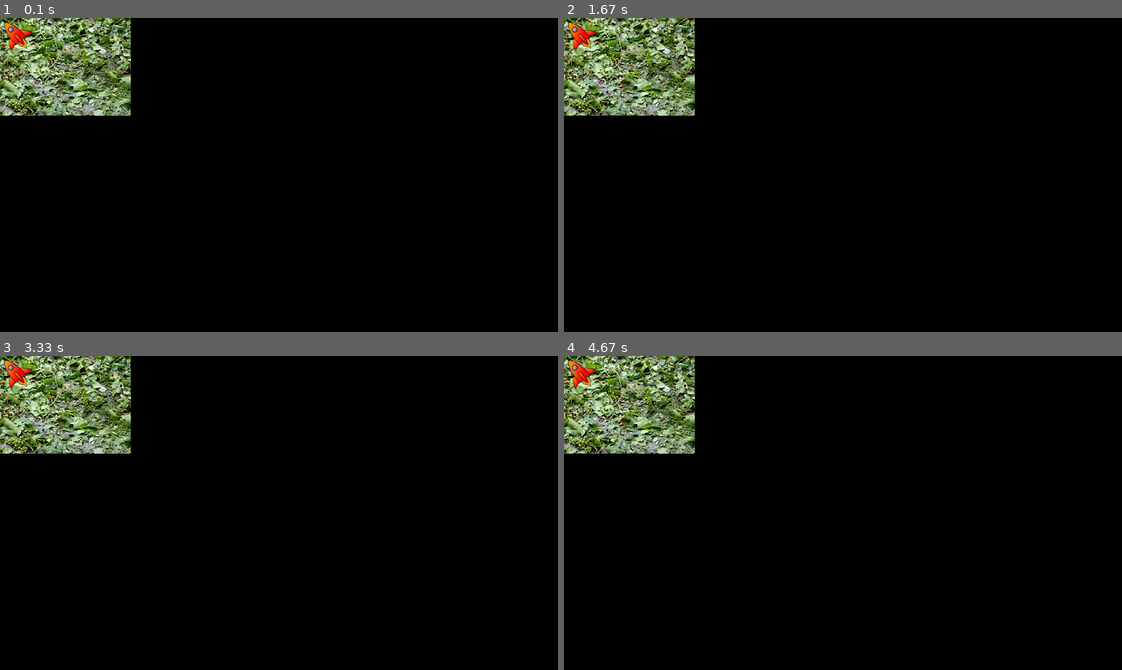
Above: before the commit, frames 1-4 (two rows, left to right).
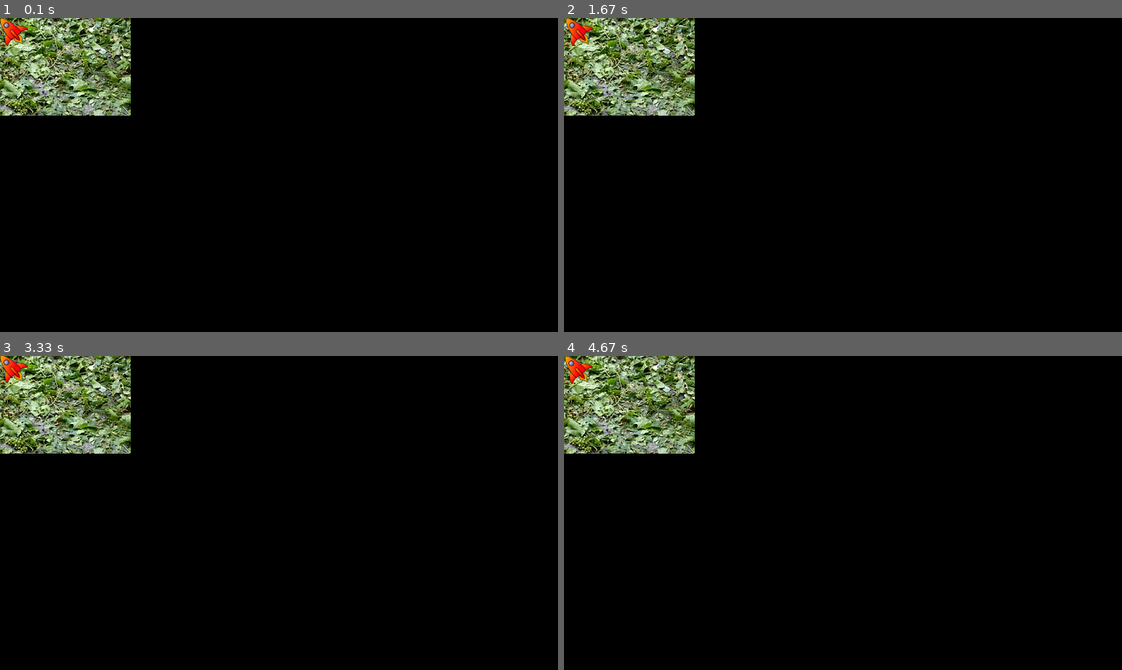
Above: after the commit, the same moments.

Repository: Naftoreiclag/Python-Tests
Game: pygame game, started from source/PygameTest.py
The game is run twice, just before and just after one commit, with the same random seed, the same clock (stepped at 60 frames per second) and the same inputs. The source is Python 2; it was converted automatically to run under Python 3.
Inputs:
- Up to frame 1 (0.1 s): no input
- Up to frame 2 (1.67 s): hold Right 0.33-0.8 s; hold Up 0.83-1.13 s; hold Right 1.17-1.63 s
- Up to frame 3 (3.33 s): hold Left 1.67-2.2 s; hold Down 2.23-2.53 s; hold Left 2.57-2.97 s; hold Up from 3 s (still down)
- Up to frame 4 (4.67 s): release Up at 3.37 s; hold Right 3.4-4.03 s; hold Down 4.07-4.43 s; hold Left from 4.47 s (still down)

The runs differ from the first frame. In frame 1, 0.3% of the frame differs, in the area x 0-6%, y 0-11%; in frame 2, 0.3%; in frame 3, 0.3%; in frame 4, 0.3%.

Commit message:
movement keys

Diff:
--- a/source/PygameTest.py
+++ b/source/PygameTest.py
@@ -7,20 +7,46 @@
 bar = "../resources/rocket-fly.png"
 
 pygame.init()
+
 screen = pygame.display.set_mode((640, 360), 0, 32)
 
 background = pygame.image.load(foo).convert()
 cursor = pygame.image.load(bar).convert_alpha()
 
+x,y = 0,0
+movex, movey = 0,0
+
 while True:
+
     for event in pygame.event.get():
+
         if event.type == QUIT:
+
             pygame.quit()
             sys.exit()
 
+        elif event.type == KEYDOWN:
+
+            if event.key == K_UP:
+                movey = -1
+            elif event.key == K_DOWN:
+                movey = 1
+            elif event.key == K_LEFT:
+                movex = -1
+            elif event.key == K_RIGHT:
+                movex = 1
+
+        elif event.type == KEYUP:
+
+            if event.key == K_UP or event.key == K_DOWN:
+                movey = 0
+            elif event.key == K_LEFT or event.key == K_RIGHT:
+                movex = 0
+
     screen.blit(background, (0, 0))
 
-    x, y = pygame.mouse.get_pos()
+    x += movex / 20.0
+    y += movey / 20.0
 
     screen.blit(cursor, (x, y))
 
